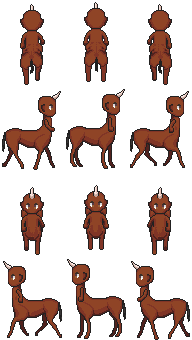
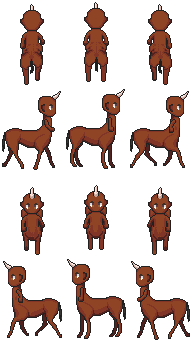
Layered file, before and after one edit (192px x 340px). Changes by layer:
painted on "ears" over [21, 22, 171, 211]
